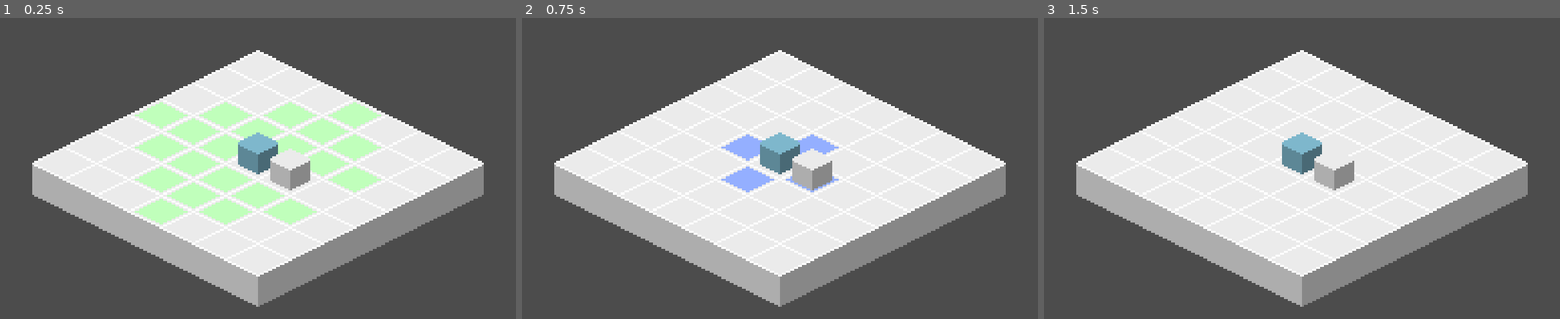
Above: before the commit, frames 1-3 (left to right).
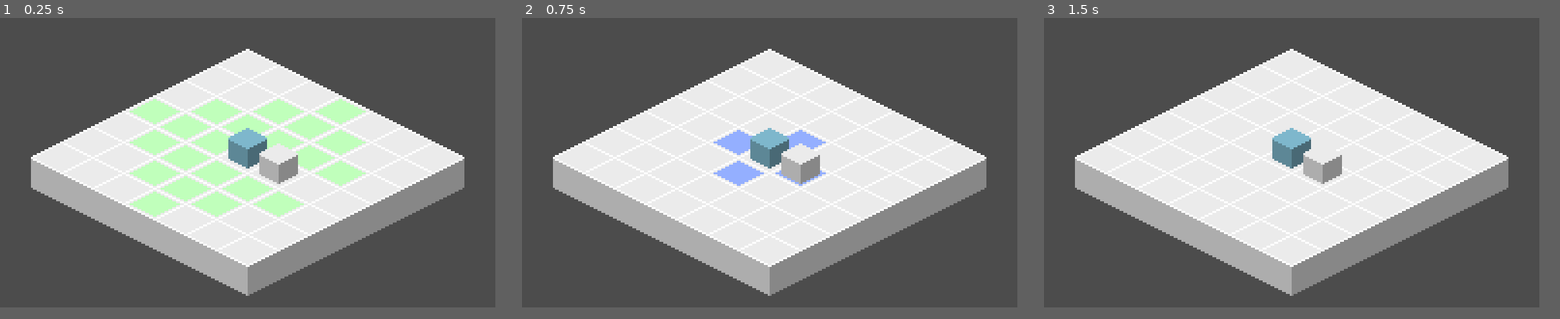
Above: after the commit, the same moments.

Repository: jaytav/godot-test-3
Game: Godot game, scene res://main.tscn
The game is run twice, just before and just after one commit, with the same random seed, the same clock (stepped at 60 frames per second) and the same inputs.
Inputs (mouse positions are in pixels of both pictures, inside the frame that each line leads up to):
- Up to frame 1 (0.25 s): no input
- Up to frame 2 (0.75 s): tap Enter at 0.5 s; move the mouse to (893, 153) at 0.52 s; hold Tab (ui_focus_next) from 0.53 s (still down)
- Up to frame 3 (1.5 s): tap Space (ui_select) at 0.77, 1.25 s; move the mouse to (1198, 183) at 1.27 s; release Tab (ui_focus_next) at 1.28 s; click (1198, 183) at 1.35 s
In our replay, the window is 800x468 before the commit and 768x450 after it. These sizes can differ from the game's own. Grey fills any space a smaller window leaves; there, only what the larger window draws over its background counts as a difference.

The runs differ from the first frame. In frame 1, 15% of the frame differs, in the area x 6-94%, y 10-96%; in frame 2, 10%; in frame 3, 9.2%.

Commit message:
update window resolution remove camera zoom

Diff:
--- a/main.tscn
+++ b/main.tscn
@@ -11,3 +11,5 @@
 [node name="World" parent="." instance=ExtResource( 2 )]
 
 [node name="WorldGUI" parent="." instance=ExtResource( 3 )]
+
+[editable path="WorldGUI"]
--- a/project.godot
+++ b/project.godot
@@ -81,7 +81,11 @@
 
 [display]
 
-window/stretch/mode="2d"
+window/size/width=256
+window/size/height=150
+window/size/test_width=1024
+window/size/test_height=600
+window/stretch/mode="viewport"
 window/stretch/aspect="keep"
 
 [importer_defaults]
--- a/src/entity/character/action/attacks/attack.gd
+++ b/src/entity/character/action/attacks/attack.gd
@@ -23,7 +23,7 @@
     if cell == active_cell:
         return
 
-    active_cell = Vector2.ZERO
+    active_cell = cell
     _attack_effect.active_cell = cell
     _attack_effect.refresh_cells()
     _attack_effect.draw_cells()
--- a/src/scenes/world.tscn
+++ b/src/scenes/world.tscn
@@ -73,7 +73,6 @@
 [node name="Camera2D" type="Camera2D" parent="."]
 position = Vector2( 128, 75 )
 current = true
-zoom = Vector2( 0.25, 0.25 )
 
 [node name="TileMaps" type="Node2D" parent="."]
 
--- a/src/scenes/world_gui.tscn
+++ b/src/scenes/world_gui.tscn
@@ -1,9 +1,6 @@
 [gd_scene format=2]
 
 [node name="WorldGUI" type="Control"]
-anchor_right = 1.0
-anchor_bottom = 1.0
-mouse_filter = 2
 __meta__ = {
 "_edit_use_anchors_": false
 }
